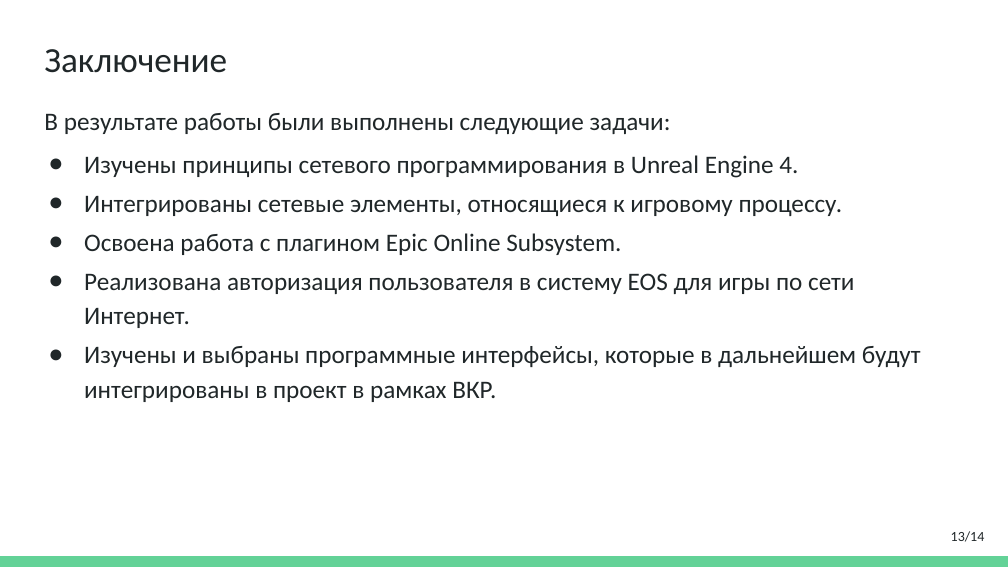
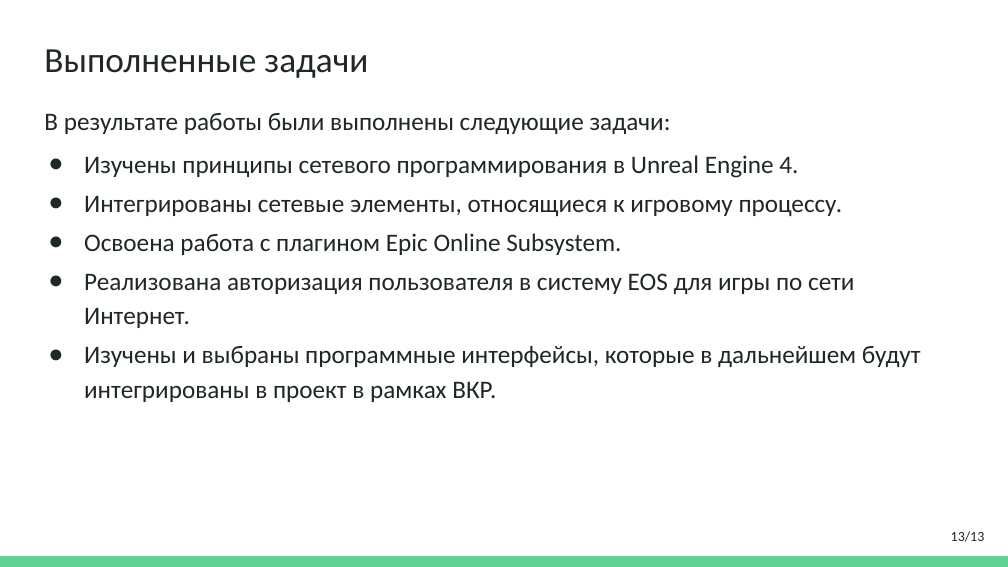
Before and after one commit to youngB0rrov/bmstu_doc, a slide deck: slide 13 of MMAPS/presentation/Интеграция_сетевых_компонентов_в_шаблон_многопользовательской_игры_.pptx. Drawn at 1008x567 pixels with LibreOffice and Linux fonts; fonts in the diff are those of the drawing. Boxes give left, top, right and bottom in pixels: in the first picture for what was removed or moved away, otherwise in the second. Text is boxed around its words. In the diff, an @@ line names an element or a change of style, - is before the commit and + after.

```diff
--- a/MMAPS/presentation/Интеграция_сетевых_компонентов_в_шаблон_многопользовательской_игры_.pptx
+++ b/MMAPS/presentation/Интеграция_сетевых_компонентов_в_шаблон_многопользовательской_игры_.pptx
@@ title at (x1=44, y1=49, x2=368, y2=78): text changed @@
-Заключение
+Выполненные задачи
@@ page number at (x1=951, y1=531, x2=985, y2=542): text changed @@
-13/14
+13/13
```
Also in this commit, not shown: 2 other slides changed, 1 other file.
